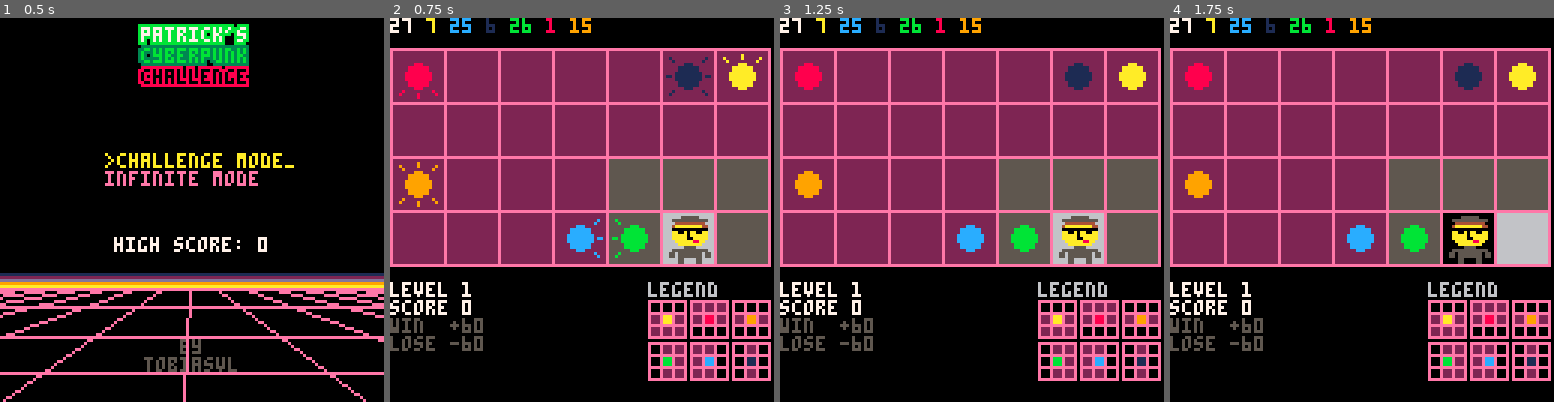
Above: before the commit, frames 1-4 (left to right).
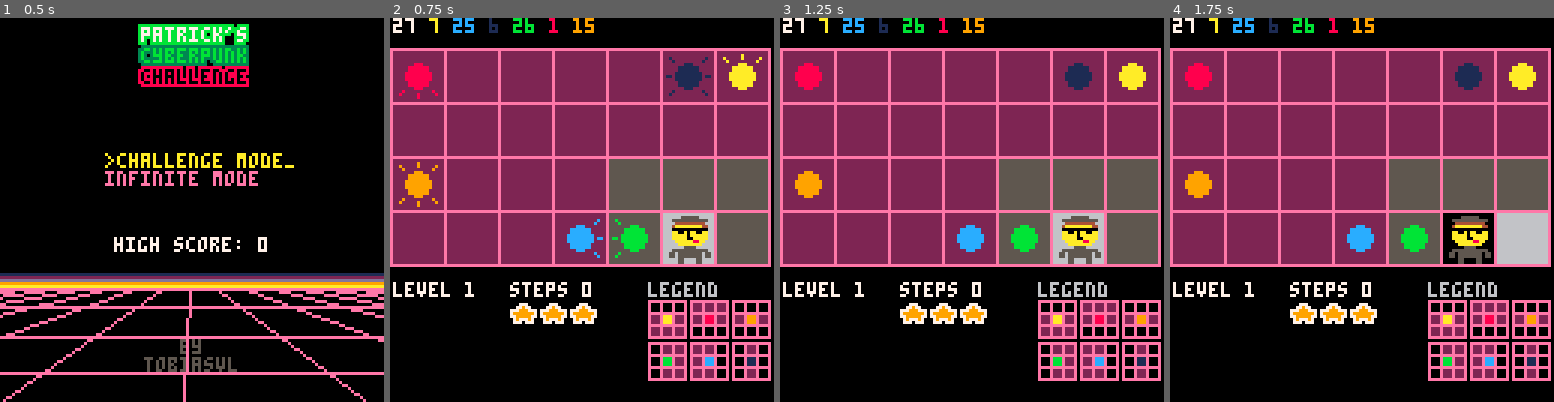
Above: after the commit, the same moments.

Repository: tobiasvl/patrick
Game: PICO-8 cartridge patrick.p8
Two runs of this game, one before a commit and one after it. Both use one fixed random seed, a clock stepped at 60 frames per second and the inputs below.
Inputs (mouse positions are in pixels of both pictures, inside the frame that each line leads up to):
- Up to frame 1 (0.5 s): tap X (X key) at 0.33 s
- Up to frame 2 (0.75 s): click (670, 121) at 0.67 s; tap O (Z key) at 0.7 s
- Up to frame 3 (1.25 s): tap X (X key) at 1.07 s; click (826, 267) at 1.22 s
- Up to frame 4 (1.75 s): hold Right from 1.6 s (still down); tap O (Z key) at 1.7 s

Frame 1 is identical in both runs. In frame 2, 3.4% of the frame differs, in the area x 0-54%, y 0-87%; in frame 3, 3.4%; in frame 4, 3.4%.

Commit message:
Stars for challenge levels
Also separate challenge and infinite a bit more

Diff:
--- a/patrick.p8
+++ b/patrick.p8
@@ -49,7 +49,6 @@
   high_run=dget(2)
   high_custom=dget(3)
   poke(0x5f2d,1)
-  title_dir=true
   emulated=stat(102)!=0
   keyboard=stat(102)!=0 and stat(102)!="www.lexaloffle.com" and stat(102)!="www.playpico.com"
   buttons={o=keyboard and "z" or "🅾️",x=keyboard and "x" or "❎"}
@@ -73,6 +72,8 @@
   custom_levels=load_custom()
   custom_list_selected=1
   custom_page=flr(custom_list_selected/20)
+
+  load_progress()
 
   levels={}
   level_number=0
@@ -189,6 +190,14 @@
     end
     if destroyed==27 then
       sfx(25)
+      if play_mode==play_modes.challenge then
+        local status=1
+        for i=1,2 do
+          if (steps<=stars[level_number][i]) status+=1
+        end
+        preset_levels[level_number].status=status
+        save_progress()
+      end
       mode=modes.win
     elseif get_tile(patrick.x-1,patrick.y)==-1 and get_tile(patrick.x+1,patrick.y)==-1 and get_tile(patrick.x-1,patrick …(220 unchanged characters)…
       sfx(8)
@@ -249,16 +258,18 @@
     end
   elseif mode==modes.win then
     if btnp(5) or mouse then
-      score+=60-steps
-      if play_mode==play_modes.infinite then
-        run+=1
-        if (score>high_score) dset(1,score) dset(2,run)
-      elseif play_mode==play_modes.challenge then
+      if play_mode==play_modes.challenge then
         if level_number<#levels then
           level_number+=1
         else
           mode=modes.ending
         end
+      else
+        score+=60-steps
+        if play_mode==play_modes.infinite then
+          run+=1
+          if (score>high_score) dset(1,score) dset(2,run)
+        end
       end
       init_board(false,false,levels[level_number])
       mode=modes.play
@@ -266,7 +277,7 @@
     end
   elseif mode==modes.game_over then
     if btnp(5) or mouse then
-      score=max(0,score-60+steps)
+      if (play_mode!=play_modes.challenge) score=max(0,score-60+steps)
       if play_mode==play_modes.infinite then
         run+=1
         if (score>high_score) dset(1,score) dset(2,run)
@@ -550,10 +561,10 @@
       print("you get 60 points minus")
       print("the number of squares")
       print("you landed on.")
-      print("level "..run+1,0,88,7)
-      print("score "..score,0,94,7)
-      print("win  +"..60-steps,0,100,11)
-      print("lose -"..60+steps,0,106,5)
+      print("level "..run+1,1,88,7)
+      print("score "..score,1,94,7)
+      print("win  +"..60-steps,1,100,11)
+      print("lose -"..60+steps,1,106,5)
     elseif page==8 then
       cursor(36,88)
       print("for each level you lose,")
@@ -561,10 +572,10 @@
       print("the number of squares")
       print("you landed on deducted")
       print("from your score.")
-      print("level "..run+1,0,88,7)
-      print("score "..score,0,94,7)
-      print("win  +"..60-steps,0,100,5)
-      print("lose -"..60+steps,0,106,8)
+      print("level "..run+1,1,88,7)
+      print("score "..score,1,94,7)
+      print("win  +"..60-steps,1,100,5)
+      print("lose -"..60+steps,1,106,8)
     elseif page==9 then
       cursor(0,86)
       color(11)
@@ -687,44 +698,67 @@
     spr(sprite,(18*(patrick.x-1))+2,offset+(18*(patrick.y-1))+2,2,2)
     palt()
     if play_mode==play_modes.infinite then
-      print("level"..(kill and "-" or " ")..run+1,0,88,7)
+      print("level"..(kill and "-" or " ")..run+1,1,88,7)
     else
-      print("level"..(kill and "-" or " ")..level_number,0,88,7)
-    end
-    print("score "..score,0,94,7)
-    print("win  +"..60-steps,0,100,5)
-    print("lose -"..60+steps,0,106,5)
+      print("level"..(kill and "-" or " ")..level_number,1,88,7)
+    end
+    if play_mode==play_modes.challenge then
+      print("steps "..steps,40,88,7)
+      outline("\146",40,95,levels[level_number].status>0 and 11 or 7,9)
+      local x=50
+      for i=1,2 do
+        outline("\146",x,95,levels[level_number].status>=i+1 and 11 or 7,steps<=stars[level_number][i] and 9 or 0)
+        x+=10
+      end
+    else
+      print("score "..score,1,94,7)
+      print("win  +"..60-steps,1,100,5)
+      print("lose -"..60+steps,1,106,5)
+    end
     print_legend()
     if (not emulated) spr(16,stat(32),stat(33))
   end
   if mode==modes.win then
     local s=buttons.x..": next"
     print(s,128-((keyboard and 7 or 8)*4),0,7)
-    print("score "..score,0,94,5)
-    print("win  +"..60-steps,0,100,11)
-    print("score="..score+(60-steps),0,114,7)
+    if play_mode!=play_modes.challenge then
+      print("score "..score,1,94,5)
+      print("win  +"..60-steps,1,100,11)
+      print("score="..score+(60-steps),1,114,7)
+    else
+      local x=40
+      for i=1,3 do
+        outline("\146",x,95,levels[level_number].status>=i and 11 or 7,levels[level_number].status>=i and 9 or 0)
+        x+=10
+      end
+    end
     all_right()
   elseif mode==modes.game_over then
-    if play_mode==play_modes.infinite then
+    if play_mode!=play_modes.challenge then
       local s=buttons.x..": next"
       print(s,128-((keyboard and 7 or 8)*4),0,7)
+      print("score "..score,1,94,5)
+      print("lose -"..60+steps,1,106,8)
+      print("score="..max(0,score-(60+steps)),1,114,7)
     else
       local s=buttons.x..": retry"
       print(s,128-((keyboard and 8 or 9)*4),0,7)
-    end
-    print("score "..score,0,94,5)
-    print("lose -"..60+steps,0,106,8)
-    print("score="..max(0,score-(60+steps)),0,114,7)
+      local x=40
+      for i=1,3 do
+        outline("\146",x,95,levels[level_number].status>=i and 11 or 7,0)
+        x+=10
+      end
+    end
     oh_no()
   elseif mode==modes.win_custom then
     local s=buttons.x..": edit"
     print(s,128-((keyboard and 7 or 8)*4),0,7)
-    print("score "..60-steps,0,100,11)
+    print("score "..60-steps,1,100,11)
     all_right()
   elseif mode==modes.game_over_custom then
     local s=buttons.x..": edit"
     print(s,128-((keyboard and 7 or 8)*4),0,7)
-    print("lose -"..60+steps,0,106,8)
+    print("lose -"..60+steps,1,106,8)
     oh_no()
   elseif mode==modes.story then
     if (kill) cls(5) else cls()
@@ -1045,7 +1079,7 @@
 end
 
 function print_code()
-  local x=0
+  local x=1
   print(balls[1].pos,x,0,balls[1].color)
   x+=#(tostr(balls[1].pos).." ")*4
   for i=7,2,-1 do
@@ -1136,6 +1170,27 @@
   end
   if (not skip_patrick) highlight.x,highlight.y=patrick.x,patrick.y
 end
+-->8
+-- progress routines
+function save_progress()
+  local addr=0x5eeb
+  local byte=0
+  for i=1,#preset_levels do
+    byte=bor(byte,preset_levels[i].status)
+    byte=rotl(byte,2)
+    if (i%3==0) poke(addr,byte) addr+=1 byte=0
+  end
+end
+
+function load_progress()
+  local addr=0x5eeb
+  local byte=peek(addr)
+  for i=1,40 do
+    preset_levels[i].status=rotr(band(byte,0b11000000),6)
+    byte=rotl(byte,2)
+    if (i%4==0) addr+=1 byte=peek(addr)
+  end
+end
 
 -->8
 -- custom level routines
@@ -1227,12 +1282,14 @@
       -- (avoid loading empty levels)
       if level[1]!=0 then
         add(levels,level)
+      else
+        break
       end
       level={}
     end
   end
   -- the queue should always be empty at this point
-  assert(queue_length==0)
+  assert(queue_length==0 or ball_queue==0)
   return levels
 end
 
@@ -1287,6 +1344,11 @@
   {24,2,13,20,13,6,21},
   {8,21,15,26,21,16,23},
 }
+
+stars={
+  {23,19},
+  {21,16}
+}
 __gfx__
 0000000066666555555666666666633333366666eeeeeeeeeeeee000eeeeeeeeeeeee000eeeeeeeeeeeee000eeeeeeeeeeeee000eeeeeeeeeeeee00000999900
 0000000066555555555555666633333333333366e000e000e000e000e000e222e222e000e222e222e000e000e222e222e222e000e000e222e000e00009aaaa90
